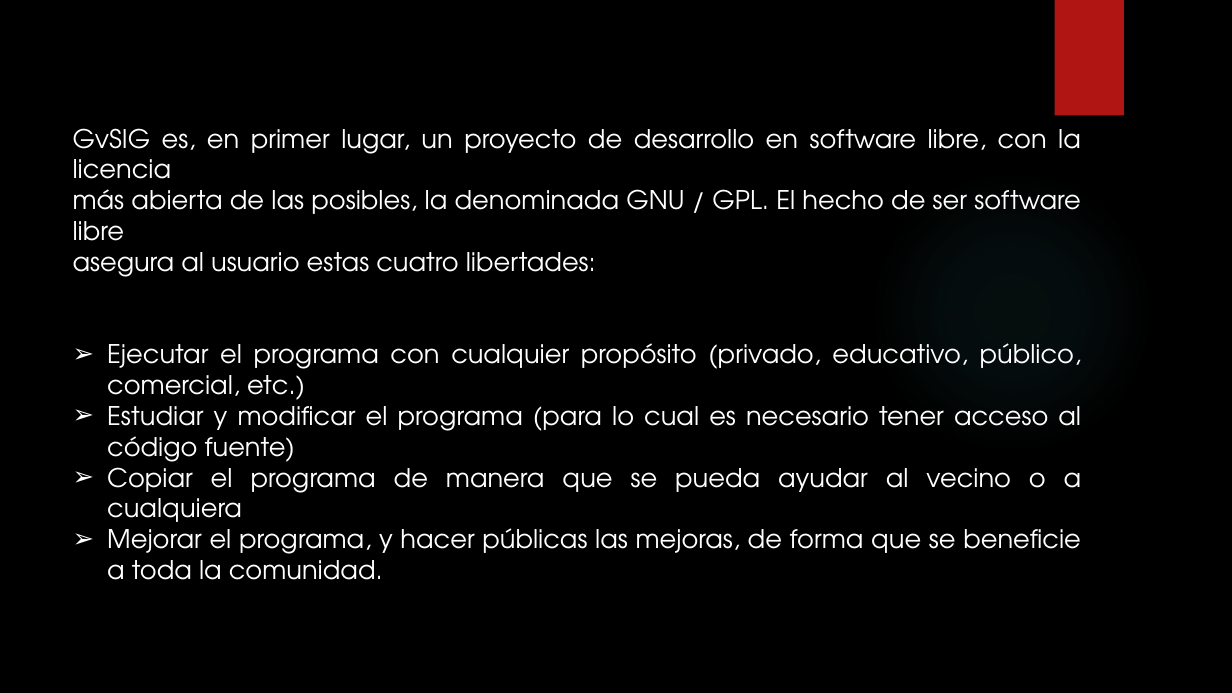
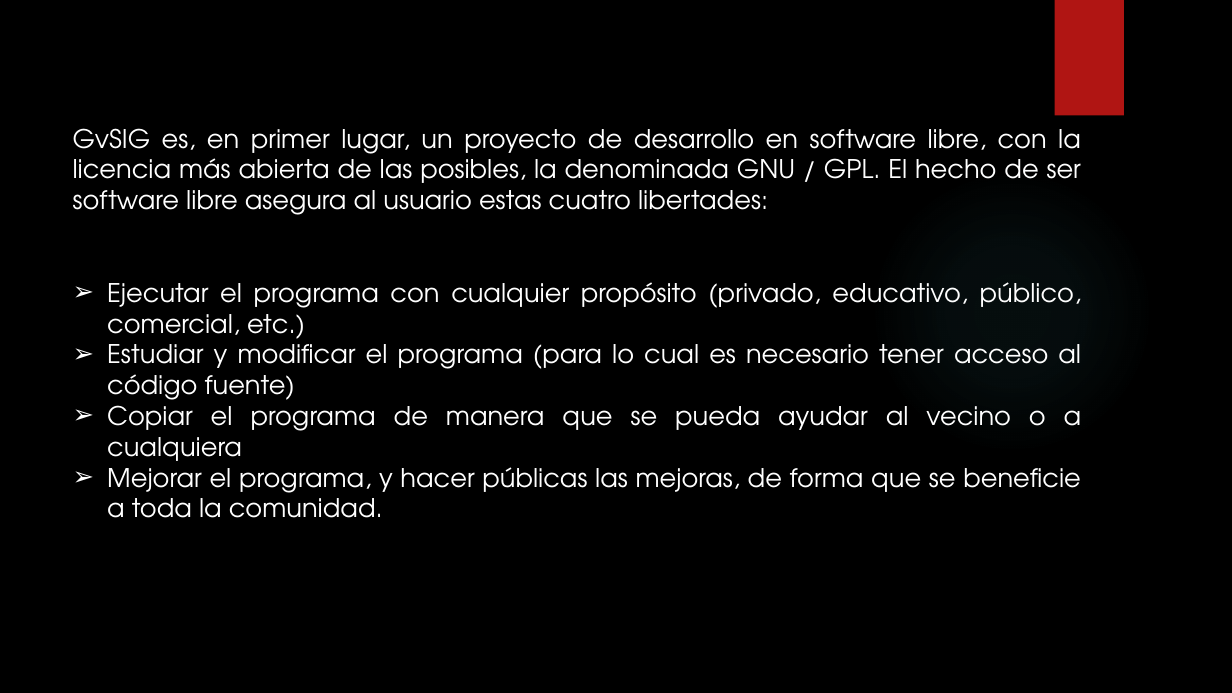
Before and after one commit to RFray/gvSIG, a slide deck: slide 6 of Expo-gvSIG.pptx. Drawn at 1232x693 pixels with LibreOffice and Linux fonts; fonts in the diff are those of the drawing; background and template pictures are left out. Boxes give left, top, right and bottom in pixels: in the first picture for what was removed or moved away, otherwise in the second. Text is boxed around its words. In the diff, an @@ line names an element or a change of style, - is before the commit and + after.

Commit message:
final

```diff
--- a/Expo-gvSIG.pptx
+++ b/Expo-gvSIG.pptx
@@ text at <box>73,128,1081,215</box>: text changed @@
-GvSIG es, en primer lugar, un proyecto de desarrollo en software libre, con la licencia
-más abierta de las posibles, la denominada GNU / GPL. El hecho de ser software libre
-asegura al usuario estas cuatro libertades:
+GvSIG es, en primer lugar, un proyecto de desarrollo en software libre, con la licencia más abierta de las posibles, la denominada GNU / GPL. El hecho de ser software libre asegura al usuario estas cuatro libertades:
```
Also in this commit, not shown: 1 other slide changed.
